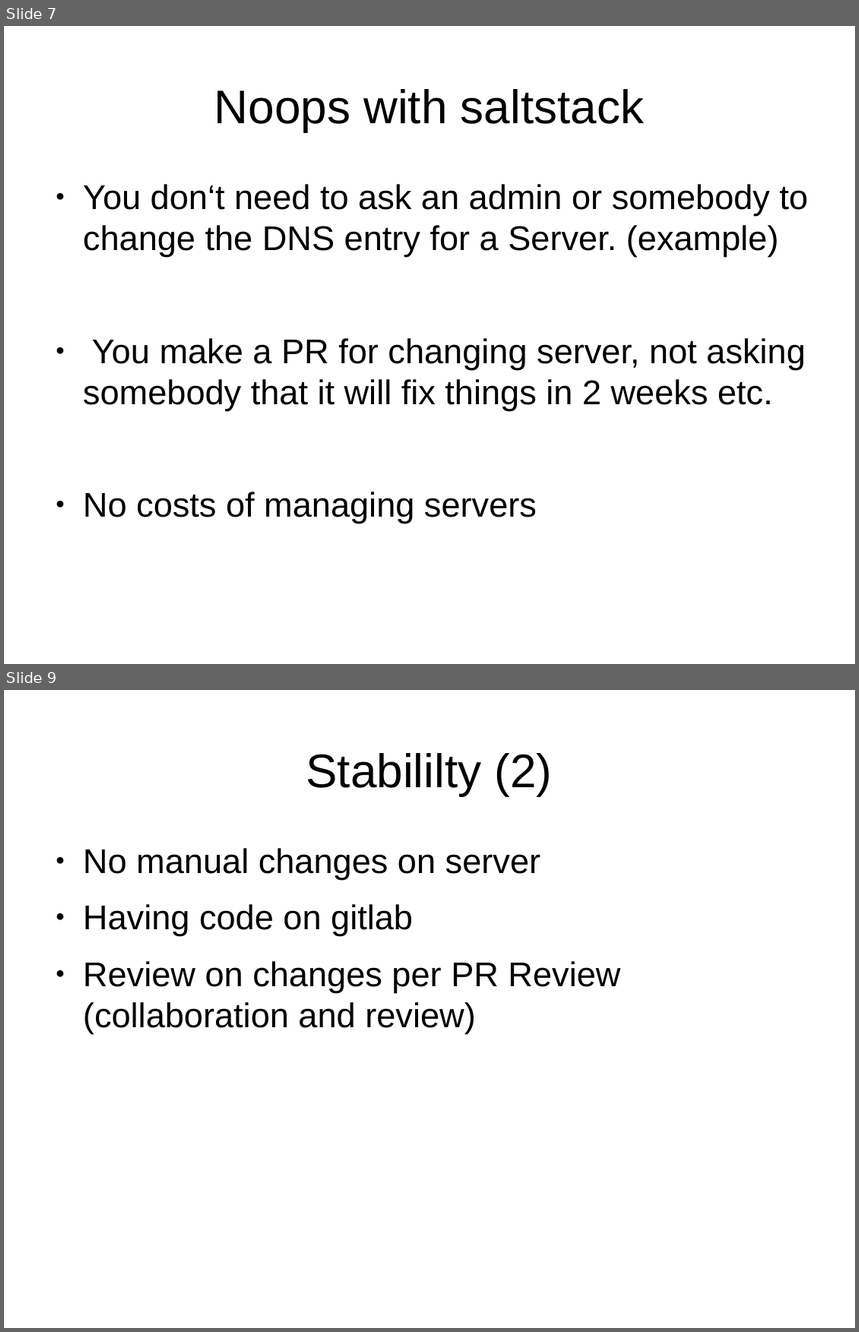
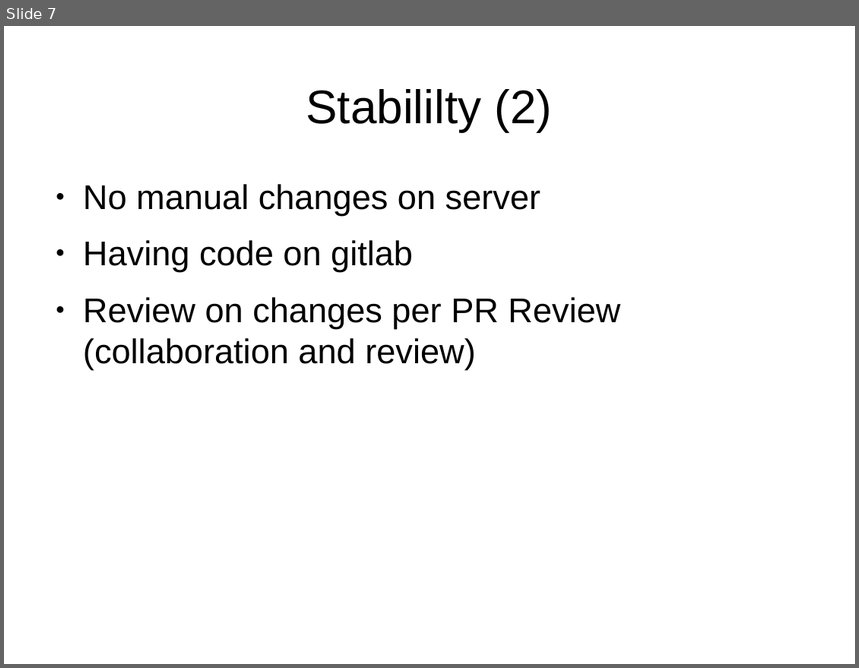
Before and after one commit to MalloZup/presentations, a slide deck: 2018/salt-ssh/salt-ssh.odp. Shown one above the other, each under a label of ours: slides 7 and 9 before the commit, slide 7 after it; the slides between them are not shown. The pictures are 859x1332 and 859x668 pixels, drawn with LibreOffice and Linux fonts; fonts in the diff are those of the drawing. Boxes give left, top, right and bottom in pixels: in the first picture for what was removed or moved away, otherwise in the second. Text is boxed around its words. In the diff, an @@ line names an element or a change of style, - is before the commit and + after.

```diff
--- a/2018/salt-ssh/salt-ssh.odp
+++ b/2018/salt-ssh/salt-ssh.odp
@@ slide 7 removed at bbox=[4, 26, 855, 664], background #FFFFFF @@
@@ title removed at bbox=[215, 89, 644, 132] @@
-Noops with saltstack
@@ text removed at bbox=[83, 184, 809, 524] @@
-● You don‘t need to ask an admin or somebody to change the DNS entry for a Server. (example)
-● You make a PR for changing server, not asking somebody that it will fix things in 2 weeks etc.
-● No costs of managing servers
@@ what was slide 9 is now slide 7 @@
```
Also in this commit, not shown: 6 slides changed, 7 slides added, 4 other slides removed.
